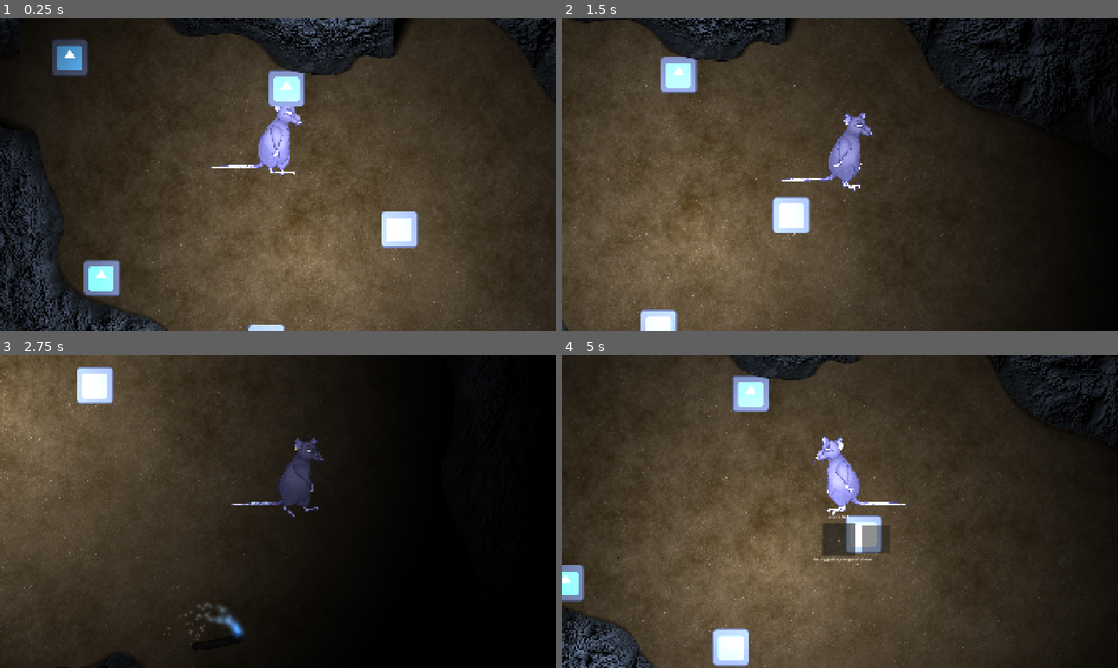
Above: before the commit, frames 1-4 (two rows, left to right).
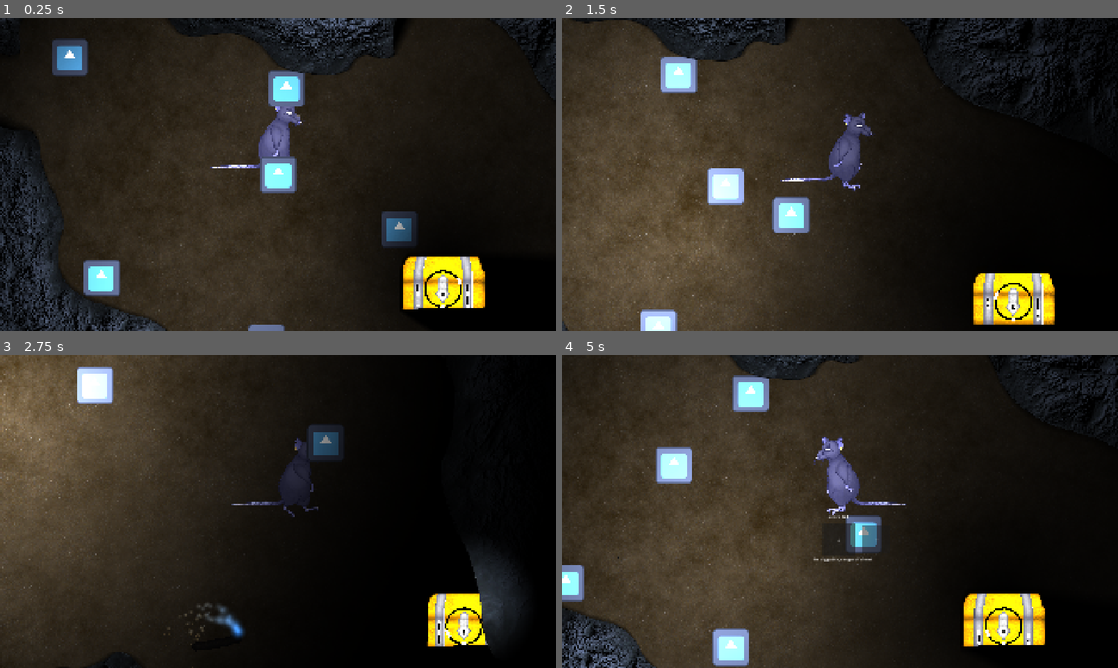
Above: after the commit, the same moments.

Repository: sageofthesevenseas/GDWJ82-Unseen
Game: Godot game, scene res://00_Scenes/main.tscn
Two runs of this game, one before a commit and one after it. Both use one fixed random seed, a clock stepped at 60 frames per second and the inputs below. The engine's default icon, where the game draws it, is replaced by a stand-in: a white triangle on a blue panel in a dark square.
Inputs (mouse positions are in pixels of both pictures, inside the frame that each line leads up to):
- Up to frame 1 (0.25 s): no input
- Up to frame 2 (1.5 s): move the mouse to (962, 158) at 0.52 s; hold D (move_right) 0.53-1.28 s; hold E (dig) 0.53-1.28 s; click (962, 158) at 0.8 s; move the mouse to (728, 190) at 1.27 s; hold S (move_down) from 1.28 s (still down); click (728, 190) at 1.35 s
- Up to frame 3 (2.75 s): tap E (dig) at 1.55 s; move the mouse to (333, 442) at 2.02 s; release S (move_down) at 2.03 s; hold D (move_right) from 2.03 s (still down); hold E (dig) from 2.03 s (still down); click (333, 442) at 2.3 s
- Up to frame 4 (5 s): move the mouse to (812, 574) at 2.77 s; release D (move_right) at 2.78 s; release E (dig) at 2.78 s; hold W (move_up) 2.78-3.53 s; click (812, 574) at 2.85 s; tap E (dig) at 3.05, 4.55 s; move the mouse to (1006, 558) at 3.52 s; press the mouse at (1006, 558) at 3.53 s; hold A (move_left) from 3.53 s (still down); tap Mouse wheel up (zoom_in) at 3.6 s; move the mouse to (673, 464) at 4.27 s; release the mouse at (673, 464) at 4.28 s; tap Mouse wheel down (zoom_out) at 4.35 s

The runs differ from the first frame. In frame 1, 50% of the frame differs, in the area x 15-100%, y 11-100%; in frame 2, 31%; in frame 3, 4.5%; in frame 4, 46%.

Commit message:
Revert "LZB [006] small changes to chest and adding bomb prefab"
This reverts commit 3da4277f00cfcb9a642eb7d8a52aa35a7512be86.

Diff:
--- a/00_Scenes/Exposed chest.tscn
+++ /dev/null
@@ -1,34 +0,0 @@
-[gd_scene load_steps=6 format=3 uid="uid://cmr5lyfmqmup3"]
-
-[ext_resource type="Script" uid="uid://dcfikt4o3jl0f" path="res://Scripts/chest.gd" id="1_xdocv"]
-[ext_resource type="Texture2D" uid="uid://br5gtgj8frjjy" path="res://ItemTextures/ChestFront.png" id="2_i1ppt"]
-[ext_resource type="Texture2D" uid="uid://h3mx416pcad4" path="res://ItemTextures/ChestLid.png" id="3_asr4y"]
-
-[sub_resource type="OccluderPolygon2D" id="OccluderPolygon2D_nco2q"]
-polygon = PackedVector2Array(-431.429, -148.571, -428.571, 145.714, 428.571, 145.714, 428.571, -145.714, 405.714, -145.714, 402.857, 117.143, -397.143, 125.714, -397.143, -148.571)
-
-[sub_resource type="OccluderPolygon2D" id="OccluderPolygon2D_tkfa4"]
-polygon = PackedVector2Array(-431.429, 142.857, -431.429, 34.2857, -417.143, 14.2857, -400, -65.7143, -354.286, -108.571, -342.857, -125.714, 342.857, -122.857, 368.571, -102.857, 391.428, -45.7143, 402.857, 11.4286, 431.429, 48.5714, 431.429, 148.571, 405.714, 148.571, 405.714, 51.4286, 382.857, 20, 365.714, -42.8571, 345.714, -97.1429, -328.571, -97.1429, -377.143, -54.2857, -394.286, 17.1429, -397.143, 142.857)
-
-[node name="Chest" type="StaticBody2D"]
-script = ExtResource("1_xdocv")
-
-[node name="Chest_Backing" type="Sprite2D" parent="."]
-light_mask = 5
-position = Vector2(0, 101)
-scale = Vector2(0.35, 0.35)
-texture = ExtResource("2_i1ppt")
-
-[node name="LightOccluder2D" type="LightOccluder2D" parent="Chest_Backing"]
-light_mask = 4
-occluder = SubResource("OccluderPolygon2D_nco2q")
-
-[node name="Chest_Top" type="Sprite2D" parent="."]
-light_mask = 5
-scale = Vector2(0.35, 0.35)
-texture = ExtResource("3_asr4y")
-
-[node name="LightOccluder2D" type="LightOccluder2D" parent="Chest_Top"]
-light_mask = 0
-position = Vector2(-0.341613, -0.365056)
-occluder = SubResource("OccluderPolygon2D_tkfa4")
--- a/00_Scenes/character.tscn
+++ b/00_Scenes/character.tscn
@@ -1,13 +1,11 @@
-[gd_scene load_steps=13 format=3 uid="uid://qlr7s5cs5b3y"]
+[gd_scene load_steps=9 format=3 uid="uid://qlr7s5cs5b3y"]
 
 [ext_resource type="Script" uid="uid://66km6hddhlgn" path="res://Scripts/character.gd" id="1_48qfa"]
 [ext_resource type="PackedScene" uid="uid://rwqyuhniy1u" path="res://00_Scenes/chest_minigame.tscn" id="3_h7igj"]
 [ext_resource type="PackedScene" uid="uid://b206ab03crtra" path="res://Player/player_visuals.tscn" id="3_vwvbh"]
+[ext_resource type="PackedScene" uid="uid://diaw6c2xtaibp" path="res://00_Scenes/dig_minigame.tscn" id="4_vwvbh"]
 [ext_resource type="Script" uid="uid://c3t2kxjk24a0q" path="res://00_Scenes/throwing_system.gd" id="4_spk8f"]
-[ext_resource type="PackedScene" uid="uid://diaw6c2xtaibp" path="res://00_Scenes/dig_minigame.tscn" id="4_vwvbh"]
-[ext_resource type="PackedScene" uid="uid://mwu3nkm7l7ih" path="res://00_Scenes/torch.tscn" id="5_5jv7e"]
-[ext_resource type="Texture2D" uid="uid://cj86sb27tpxe4" path="res://ItemTextures/Throw Marker.png" id="6_5jv7e"]
-[ext_resource type="Texture2D" uid="uid://cpmluky30rapy" path="res://ItemTextures/Pipebomb.png" id="6_igamm"]
+[ext_resource type="Texture2D" uid="uid://dung3pr0ow7d5" path="res://icon.svg" id="5_spk8f"]
 
 [sub_resource type="CapsuleShape2D" id="CapsuleShape2D_h7igj"]
 radius = 64.0
@@ -19,10 +17,6 @@
 [sub_resource type="GDScript" id="GDScript_h7igj"]
 script/source = "extends Node2D
 "
-
-[sub_resource type="CanvasItemMaterial" id="CanvasItemMaterial_igamm"]
-blend_mode = 4
-light_mode = 1
 
 [node name="CharacterBody2D" type="CharacterBody2D"]
 script = ExtResource("1_48qfa")
@@ -62,22 +56,12 @@
 [node name="ThrowingSystem" type="Node2D" parent="."]
 position = Vector2(-2, -200)
 script = ExtResource("4_spk8f")
-bomb_image = ExtResource("6_igamm")
-flare_prefab = ExtResource("5_5jv7e")
 
 [node name="ProjectileSpawn" type="Marker2D" parent="ThrowingSystem"]
-visible = false
 
 [node name="Sprite2D" type="Sprite2D" parent="ThrowingSystem/ProjectileSpawn"]
-material = SubResource("CanvasItemMaterial_igamm")
-texture = ExtResource("6_5jv7e")
+texture = ExtResource("5_spk8f")
 
 [node name="TrajectoryPreview" type="Line2D" parent="ThrowingSystem"]
 
-[node name="Projectile Holdup" type="Sprite2D" parent="ThrowingSystem"]
-visible = false
-position = Vector2(23, -131)
-scale = Vector2(0.26, 0.26)
-texture = ExtResource("6_igamm")
-
 [connection signal="score_goal_reached" from="DigMinigame" to="." method="on_chest_dug"]
--- /dev/null
+++ b/00_Scenes/chest.tscn
@@ -0,0 +1,22 @@
+[gd_scene load_steps=4 format=3 uid="uid://cmr5lyfmqmup3"]
+
+[ext_resource type="Script" uid="uid://dcfikt4o3jl0f" path="res://Scripts/chest.gd" id="1_5x6e1"]
+[ext_resource type="Texture2D" uid="uid://dung3pr0ow7d5" path="res://icon.svg" id="2_vkt0e"]
+
+[sub_resource type="SpriteFrames" id="SpriteFrames_5ys4r"]
+animations = [{
+"frames": [{
+"duration": 1.0,
+"texture": ExtResource("2_vkt0e")
+}],
+"loop": true,
+"name": &"default",
+"speed": 5.0
+}]
+
+[node name="Chest" type="StaticBody2D"]
+script = ExtResource("1_5x6e1")
+
+[node name="Animated Sprite" type="AnimatedSprite2D" parent="."]
+visible = false
+sprite_frames = SubResource("SpriteFrames_5ys4r")
--- a/00_Scenes/main.tscn
+++ b/00_Scenes/main.tscn
@@ -132,4 +132,3 @@
 
 [editable path="World2D/ChestMap"]
 [editable path="World2D/TestScenery"]
-[editable path="World2D/PlayerCharacter"]
--- a/00_Scenes/projectile_bomb.tscn
+++ /dev/null
@@ -1,14 +0,0 @@
-[gd_scene load_steps=3 format=3 uid="uid://qo3oh8heliqm"]
-
-[ext_resource type="Texture2D" uid="uid://cpmluky30rapy" path="res://ItemTextures/Pipebomb.png" id="1_7660q"]
-
-[sub_resource type="PhysicsMaterial" id="PhysicsMaterial_okpvq"]
-bounce = 0.15
-
-[node name="Projectile Bomb" type="RigidBody2D"]
-physics_material_override = SubResource("PhysicsMaterial_okpvq")
-metadata/_edit_horizontal_guides_ = [56.0]
-
-[node name="BombSprite" type="Sprite2D" parent="."]
-rotation = -2.33874
-texture = ExtResource("1_7660q")
--- a/00_Scenes/throwing_system.gd
+++ b/00_Scenes/throwing_system.gd
@@ -1,13 +1,7 @@
 extends Node2D
 @onready var projectile_spawn: Marker2D = $ProjectileSpawn
 @onready var trajectory_preview: Line2D = $TrajectoryPreview
-@onready var projectile_holdup: Sprite2D = $"Projectile Holdup"
 
-@export var bomb_image: Texture2D
-@export var flare_image: Texture2D
-@export var bomb_prefab: PackedScene
-@export var flare_prefab: PackedScene
-const THROW_MARKER = preload("res://ItemTextures/Throw Marker.png")
 var max_radius := 600.0
 
 func _process(delta: float) -> void:
@@ -19,14 +13,3 @@
 		projectile_spawn.position = mouse_pos.normalized() * max_radius
 	else:
 		projectile_spawn.position = mouse_pos
-	if Input.is_action_pressed("throw"):
-		print("winding up throw ")
-		projectile_spawn.visible = true
-		projectile_holdup.visible = true
-		projectile_holdup.texture = bomb_image
-
-
-	if Input.is_action_just_released("throw"):
-		print("no longer winding up, throw!")
-		projectile_spawn.visible = false
-		projectile_holdup.visible = false
--- a/Scripts/chest_minigame_manager.gd
+++ b/Scripts/chest_minigame_manager.gd
@@ -4,12 +4,10 @@
 @onready var mini_game_3: Path2D = $MiniGame3
 @onready var animation_player: AnimationPlayer = $AnimationPlayer
 
-@export var DEBUG_run_mini_on_ready: bool = false
 signal chest_game_beaten
 
 func _ready() -> void:
-	if DEBUG_run_mini_on_ready == true:
-		start_minigame()
+	start_minigame()
 
 #func start_minigame(relevant_hidden_chest : HiddenChest) -> void:
 func start_minigame() -> void:
@@ -32,8 +30,5 @@
 
 func _on_mini_game_3_minigame_completed() -> void:
 	print("player has completed minigame!")
-	mini_game_1.visible = false
-	mini_game_2.visible = false
-	mini_game_3.visible = false
 	animation_player.play("Open")
 	chest_game_beaten.emit()
Binary file removed: ItemTextures/Throw Marker.png
Not shown, removed: ItemTextures/Throw Marker.png.import
Not shown, removed: 00_Scenes/character.tscn54070395401.tmp
